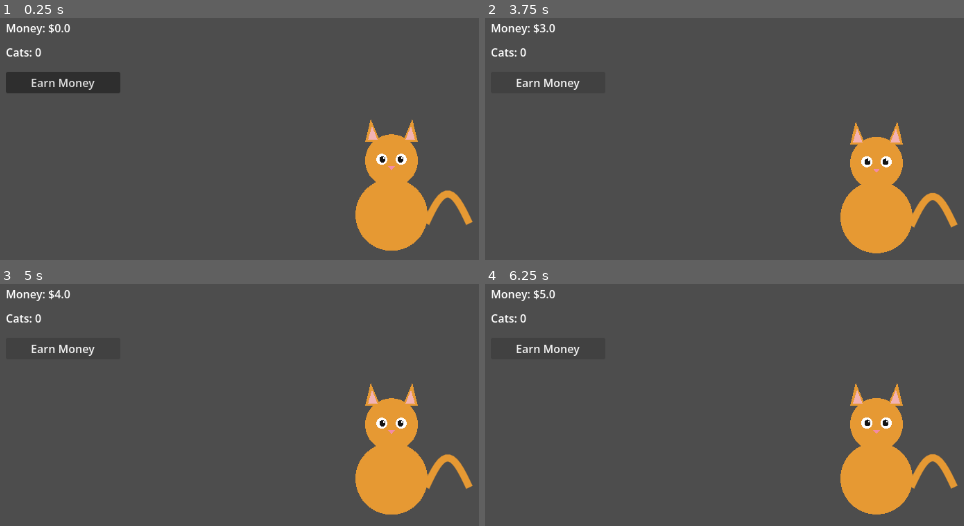
Above: before the commit, frames 1-4 (two rows, left to right).
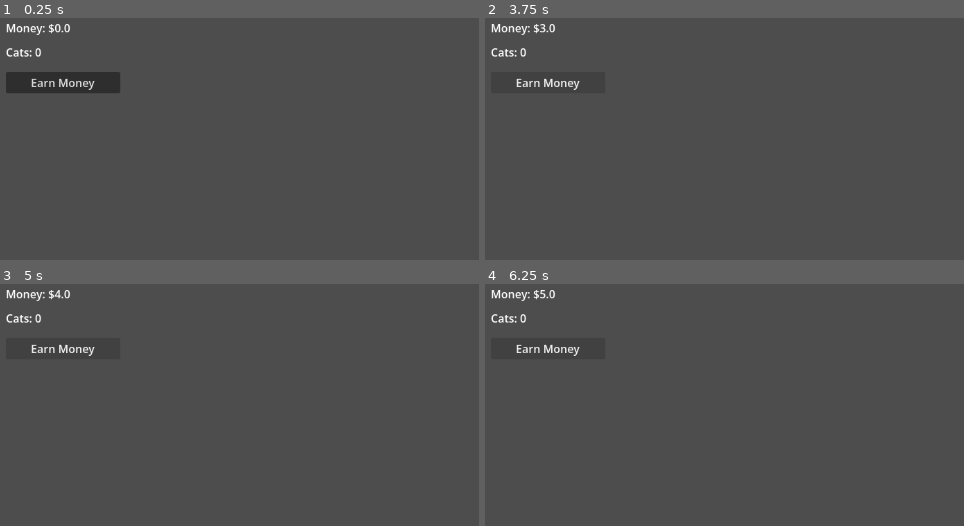
Above: after the commit, the same moments.

Repository: jaggasaurus-rex/cat-idler
Game: Godot game, scene res://scenes/Main.tscn
The game is run twice, just before and just after one commit, with the same random seed, the same clock (stepped at 60 frames per second) and the same inputs.
Inputs:
- Up to frame 1 (0.25 s): no input
- Up to frame 2 (3.75 s): click "Earn Money" at 0.5 s; click "Earn Money" at 1.25 s; click "Earn Money" at 2 s
- Up to frame 3 (5 s): tap Enter at 4.25 s
- Up to frame 4 (6.25 s): tap Space at 5.75 s

The runs differ from the first frame. In frame 1, 6.1% of the frame differs, in the area x 74-99%, y 42-97%; in frame 2, 6.1%, in the area x 74-99%, y 42-98%; in frame 3, 6.1%; in frame 4, 6.1%.

Commit message:
Dynamic cat cost: start $20, doubles each purchase; remove decorative cat
- GameState: CAT_COST constant → next_cat_cost var (20.0); buy_cat() now
  doubles next_cat_cost after each successful purchase
- Main.gd: _process() writes live cost into PurchaseCatButton.text using
  $%.0f; visibility check uses next_cat_cost instead of removed constant
- Main.tscn: remove decorative CatCharacter node and its PackedScene
  ext_resource; update static button text to $20 (overridden at runtime)
- CONTEXT.md: updated GameState table, scene tree, current features

Diff:
--- a/autoloads/GameState.gd
+++ b/autoloads/GameState.gd
@@ -2,10 +2,9 @@
 
 signal cat_purchased
 
-const CAT_COST: float = 100.0
-
 var money: float = 0.0
 var cats: int = 0
+var next_cat_cost: float = 20.0
 
 
 func click() -> void:
@@ -13,8 +12,9 @@
 
 
 func buy_cat() -> void:
-	if money < CAT_COST:
+	if money < next_cat_cost:
 		return
-	money -= CAT_COST
+	money -= next_cat_cost
 	cats += 1
+	next_cat_cost *= 2.0
 	cat_purchased.emit()
--- a/scenes/Main.gd
+++ b/scenes/Main.gd
@@ -15,7 +15,8 @@
 func _process(_delta: float) -> void:
 	money_label.text = "Money: $%.1f" % GameState.money
 	cats_label.text = "Cats: %d" % GameState.cats
-	purchase_cat_button.visible = GameState.money >= GameState.CAT_COST
+	purchase_cat_button.text = "Purchase Cat ($%.0f)" % GameState.next_cat_cost
+	purchase_cat_button.visible = GameState.money >= GameState.next_cat_cost
 
 
 func _on_earn_money_button_pressed() -> void:
--- a/scenes/Main.tscn
+++ b/scenes/Main.tscn
@@ -1,7 +1,6 @@
 [gd_scene format=3 uid="uid://d0nqfi5s6645n"]
 
 [ext_resource type="Script" uid="uid://o5gwfm8dh73h" path="res://scenes/Main.gd" id="1"]
-[ext_resource type="PackedScene" path="res://scenes/CatCharacter.tscn" id="2"]
 
 [node name="Main" type="Control"]
 layout_mode = 3
@@ -9,9 +8,6 @@
 anchor_right = 1.0
 anchor_bottom = 1.0
 script = ExtResource("1")
-
-[node name="CatCharacter" parent="." instance=ExtResource("2")]
-position = Vector2(576, 300)
 
 [node name="MoneyLabel" type="Label" parent="."]
 layout_mode = 0
@@ -44,7 +40,7 @@
 offset_right = 275.0
 offset_bottom = 165.0
 visible = false
-text = "Purchase Cat ($100)"
+text = "Purchase Cat ($20)"
 
 [node name="CatContainer" type="Node2D" parent="."]
 position = Vector2(576, 530)
Not shown, changed: CONTEXT.md
